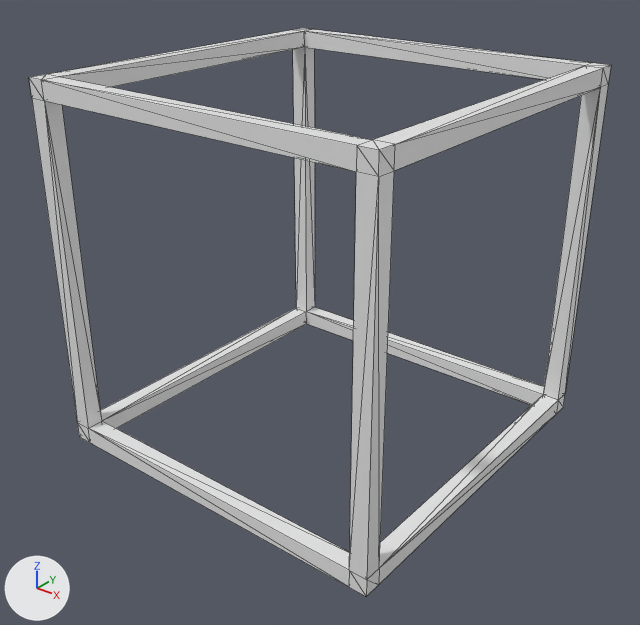
Before and after pictures for a commit that changed the glTF model sketch_room/assets/models/box_outline.glb.
Before and after are seen from a 50 mm lens placed at (2.83, -3.61, 1.91), pointed at (0.04, -0.13, -0.25). The axes (+X, +Y, +Z) are drawn at lower left. The lights are the same throughout. Mesh edges are drawn as thin lines.

In view in the first picture: 'Outline 10 cm'.
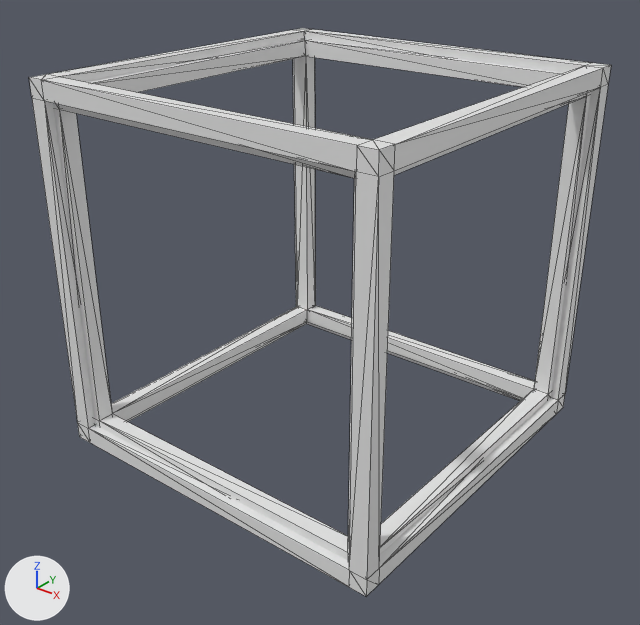
Commit message: Adjust outline

Where the change shows, as pixel boxes [x1, y1, x2, y2] in the pictures (640 x 625 px):
'Outline 10 cm Internal', added: after [53, 39, 591, 561]

Diff of the bpy script that builds the scene:
```diff
--- a/sketch_room/assets/models/box_outline.glb.py
+++ b/sketch_room/assets/models/box_outline.glb.py
@@ me_cube_001 @@
+me_cube_001.from_pydata(...)  # 64 vertices, 192 faces; spans x -1.0..1.0, y -1.0..1.0, z -1.0..1.0
@@ ob_outline_10_cm_internal @@
+ob_outline_10_cm_internal = bpy.data.objects.new('Outline 10 cm Internal', me_cube_001)
+ob_outline_10_cm_internal.location = (0.0, 0.0, 0.0)
```
